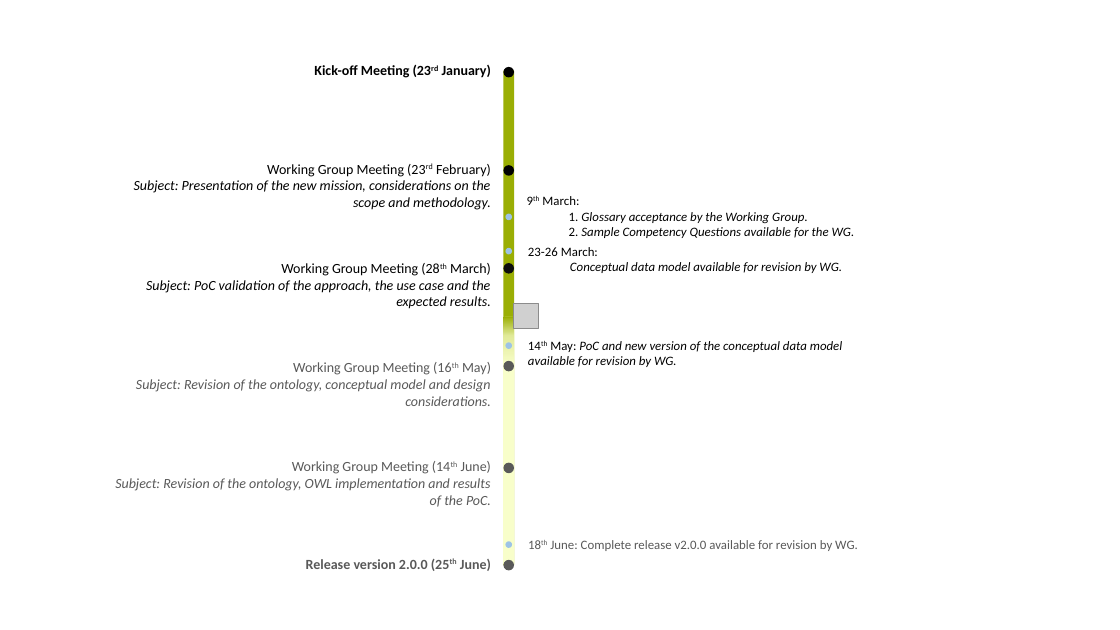
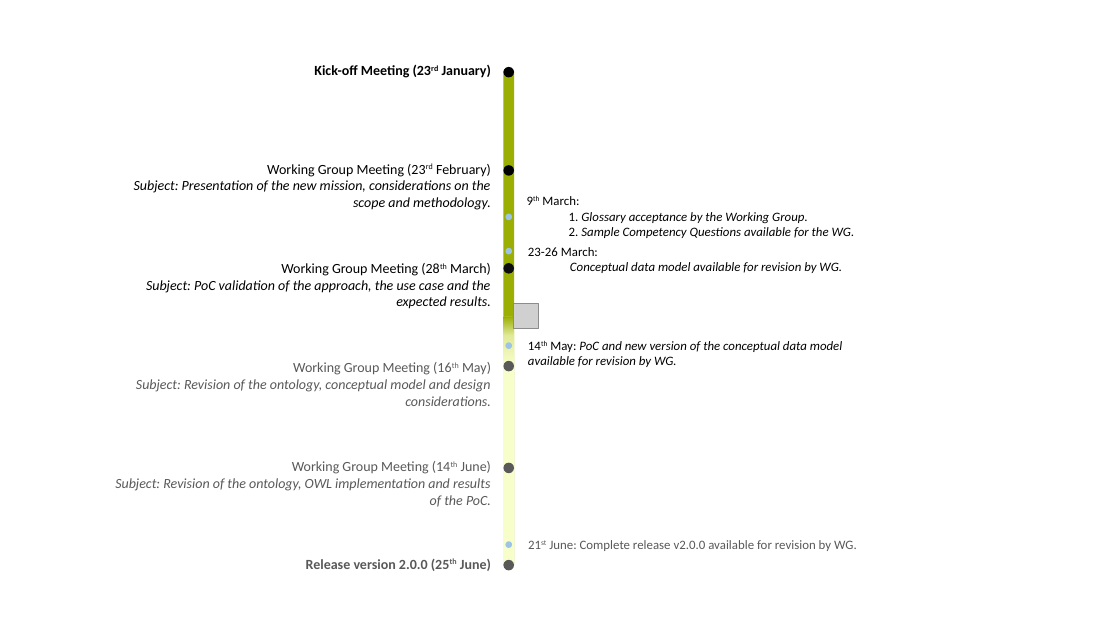
Before and after one commit to eProcurement-everis/ePO, a slide deck: slide 1 of 01_Resources/Timeline.pptx. Drawn at 1120x630 pixels with LibreOffice and Linux fonts; fonts in the diff are those of the drawing; grey boxes stand for pictures. Boxes give left, top, right and bottom in pixels: in the first picture for what was removed or moved away, otherwise in the second. Text is boxed around its words. In the diff, an @@ line names an element or a change of style, - is before the commit and + after.

```diff
--- a/01_Resources/Timeline.pptx
+++ b/01_Resources/Timeline.pptx
@@ text at (549, 540, 857, 551): text changed @@
-18th June: Complete release v2.0.0 available for revision by WG.
+21st June: Complete release v2.0.0 available for revision by WG.
```
Also in this commit, not shown: 1 other file.
